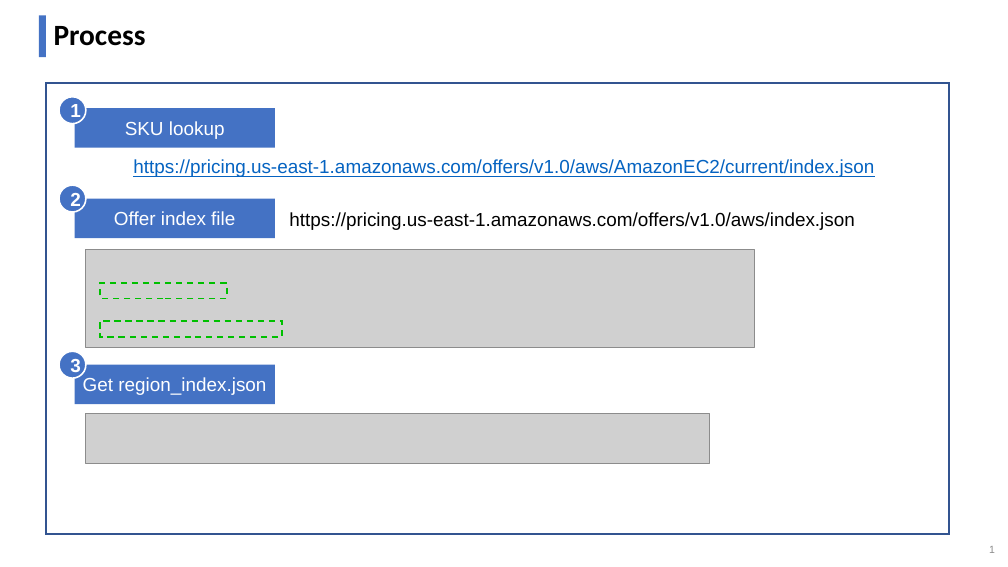
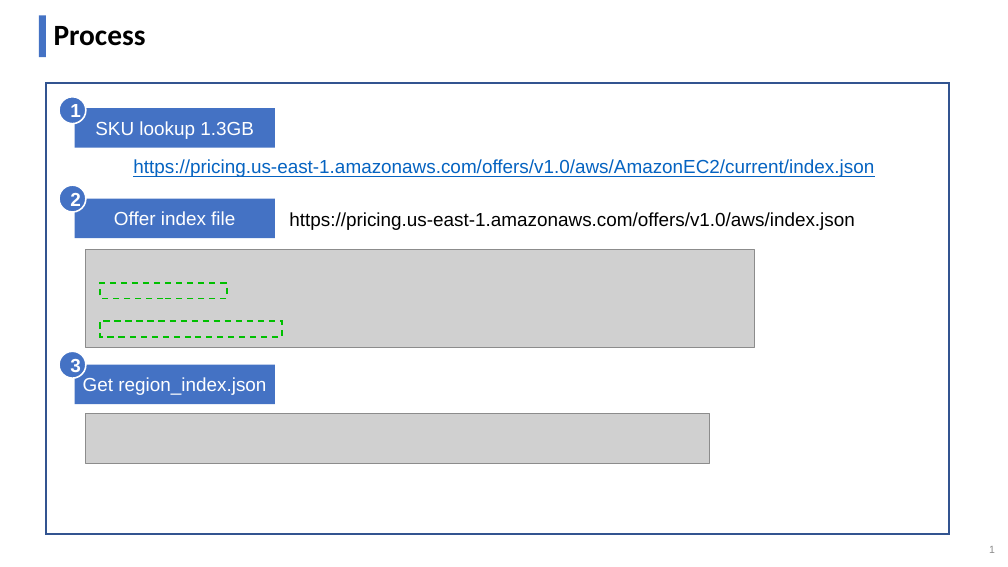
Before and after one commit to longhorn09/aws_prices, a slide deck: slide 1 of documentation.pptx. Drawn at 1008x567 pixels with LibreOffice and Linux fonts; fonts in the diff are those of the drawing; grey boxes stand for pictures. Boxes give left, top, right and bottom in pixels: in the first picture for what was removed or moved away, otherwise in the second. Text is boxed around its words. In the diff, an @@ line names an element or a change of style, - is before the commit and + after.

```diff
--- a/documentation.pptx
+++ b/documentation.pptx
@@ text in rectangle at <box>95,121,254,139</box>: text changed @@
-SKU lookup
+SKU lookup 1.3GB
```
Also in this commit, not shown: 1 other slide changed, 1 other file.
